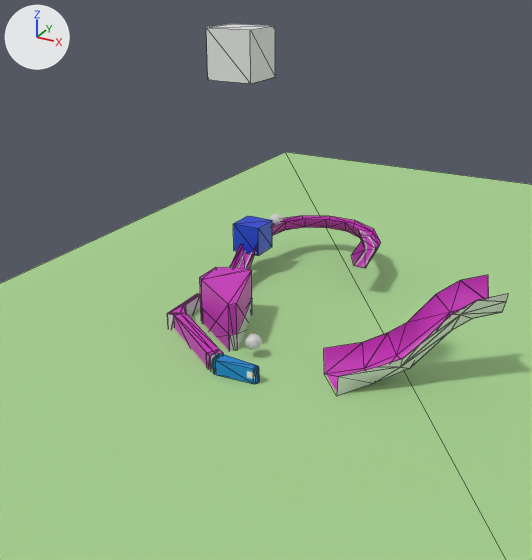
What one commit did to the COLLADA model wire_forms.dae.
Both versions are drawn from a 50 mm lens placed at (10.25, -12.04, 5.98), pointed at (5.1, -2.69, 1.3). Lighting does not change. The marker at upper left points along +X, +Y and +Z. Mesh edges are drawn as thin lines on the coarser meshes. Where no turn or scale is listed for an object, it has been applied to the vertices.

In view in the first picture: 'Cube', 'FLIPPER_001', 'P__ramp_physics_alt_c__convert__decimate__apply', 'P_left_inlane', 'P_ramp2', 'Plane', 'SWITCH_001', 'visual_inlane', 'visual_ramp2'.
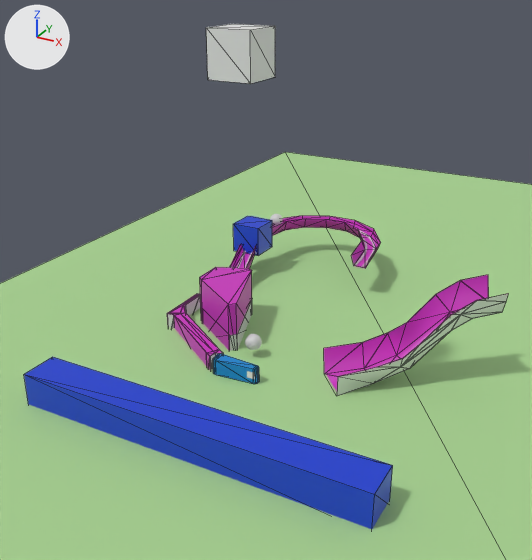
What differs and where, as boxes (x1, y1, x2, y2) in the pictures (532 x 560 px):
'SWITCH_001', reshaped, moved, rescaled (825% wider, 322% taller): before (233, 216, 272, 256); after (24, 357, 393, 529)
'SWITCH_000', unchanged, uncovered by the edit: after (233, 216, 272, 256)

Patch to the scene script:
```diff
--- a/wire_forms.dae.py
+++ b/wire_forms.dae.py
@@ mat_ghosts_001 @@
+mat_ghosts_001 = principled_material('GHOSTS_001')
+mat_ghosts_001.base_color = (0.00731, 0.0484, 0.64)  # blue #153ed1
+mat_ghosts_001.roughness = 0.44
@@ me_cube_000 @@
+me_cube_000.from_pydata(...)  # a box spanning x -1.0..1.0, y -1.0..1.0, z -1.0..1.0
+me_cube_000.materials.append(mat_ghosts_001)  # blue #153ed1
@@ ob_switch_001 @@
-ob_switch_001 = bpy.data.objects.new('SWITCH_001', me_cube_003)
-ob_switch_001.location = (3.16, 0.3, 0.74)
-ob_switch_001.scale = (0.291, 0.291, 0.291)
+ob_switch_001 = bpy.data.objects.new('SWITCH_001', me_cube_000)
+ob_switch_001.location = (5.48, -5.42, 0.21)
+ob_switch_001.scale = (2.67, 0.291, 0.291)
```
